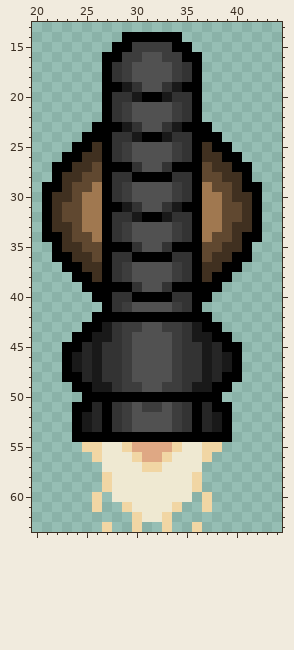
Two states of a pixel-art sprite, src/main/resources/images/upgrades/rocket_stage_0.png. Above, as it was before the edit.
The file is 64x64 pixels. Colours within 5 levels of each other are drawn and written as one. Shown: x 20..44, y 13..63.
New version:
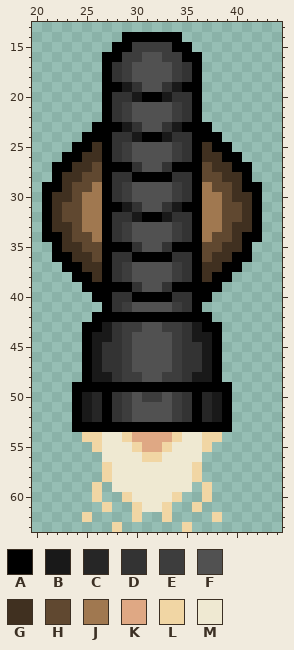
Palette (. is transparent): A #000000  B #191919  C #262626  D #333333  E #3d3d3d  F #515151  G #403020  H #604830  J #a07850  K #dfa884  L #f1d6a4  M #efe9d2
From the commit log: Add ghost upgrade in grid when hovering over a cell with a grabbed upgrade. Adjust rocket sprite.
The edit:
The author put colour A in row 50 at x 24 and 39.
Colour B becomes colour A in row 49 at x 26 to 27 and 36 to 37; in row 53 at x 25 and 38.
Colour C becomes colour A in rows 45 to 48 at x 25 and 38; in row 53 at x 26 and 37.
Colour D becomes colour A in row 49 at x 28 and 35; in row 53 at x 28 and 35.
Colour E becomes colour A in row 49 at x 29 to 30 and 33 to 34; in row 53 at x 29 and 34.
Colour F becomes colour A in row 49 at x 31 to 32; in row 53 at x 30 to 33.
Colour A becomes colour B in rows 50 to 51 at x 25 and 38.
Colour D becomes colour B in row 48 at x 27 and 36.
Colour A becomes colour C in row 50 at x 26 and 37.
Colour A becomes colour D in row 50 at x 28 and 35.
Colour A becomes colour E in row 50 at x 29, 31 to 32 and 34.
Colour F becomes colour E in row 48 at x 30 and 33.
Colour A becomes colour F in row 50 at x 30 and 33.
Colour E becomes colour F in row 51 at x 31 to 32.
Colour A becomes colour K in row 54 at x 30 to 33.
The author put colour L in row 59 at x 26 and 37; in row 61 at x 27 and 36; in row 62 at x 25 and 38; in row 63 at x 28 and 35.
Colour A becomes colour L in row 54 at x 25 to 26, 29, 34 and 37 to 38.
Colour K becomes colour L in row 55 at x 30 and 33; in row 56 at x 31 to 32.
Colour M becomes colour L in row 57 at x 27 and 36; in row 60 at x 29 and 34; in row 61 at x 30 and 33.
Colour A becomes colour M in row 54 at x 27 to 28 and 35 to 36.
Colour L becomes colour M in row 55 at x 29 and 34; in row 56 at x 30 and 33; in row 57 at x 31 to 32.
The edit erases colour A in row 44 at x 24 and 39; in row 45 at x 23 to 24 and 39 to 40; in rows 46 to 47 at x 23 and 40; in row 48 at x 23 to 24 and 39 to 40; in row 54 at x 24 and 39.
The edit erases colour B in rows 46 to 47 at x 24 and 39.
The edit erases colour L in row 55 at x 25 and 38; in row 56 at x 26 and 37; in row 59 at x 27 and 36; in row 61 at x 26, 29, 34 and 37; in row 63 at x 27, 30, 33 and 36.
The edit erases colour M in row 60 at x 28 and 35; in row 62 at x 31 to 32.
Boxes around the changes in both pictures, in picture pixels (x1, y1, x2, y2):
changed: (62, 332, 242, 532)
